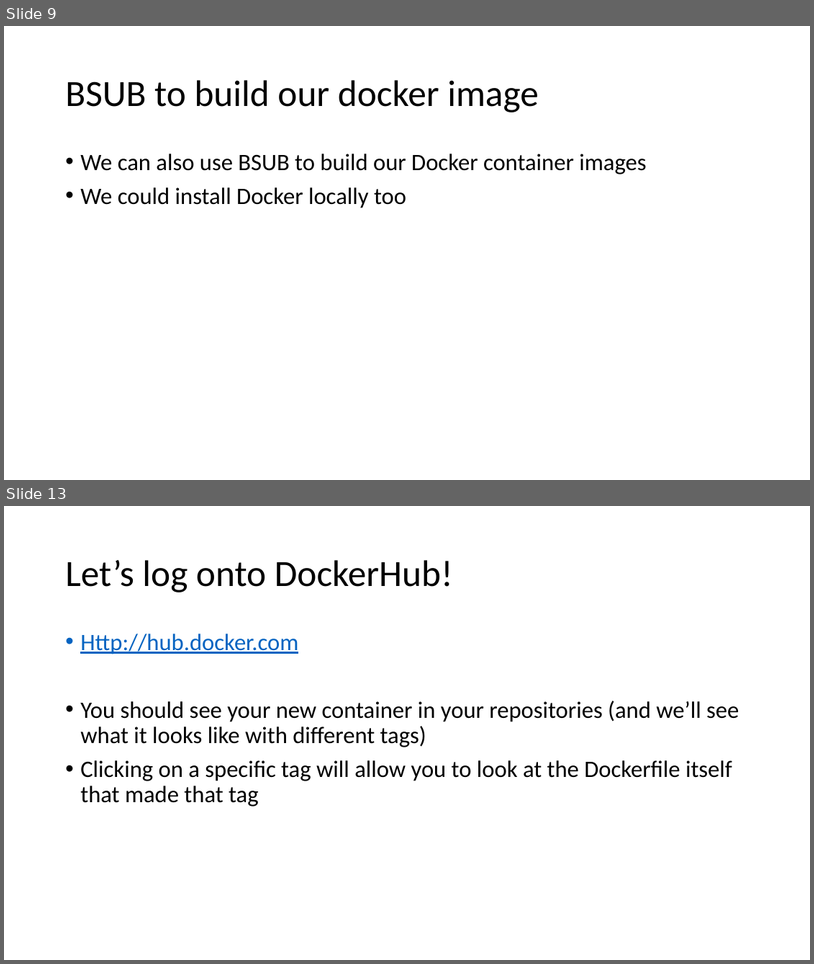
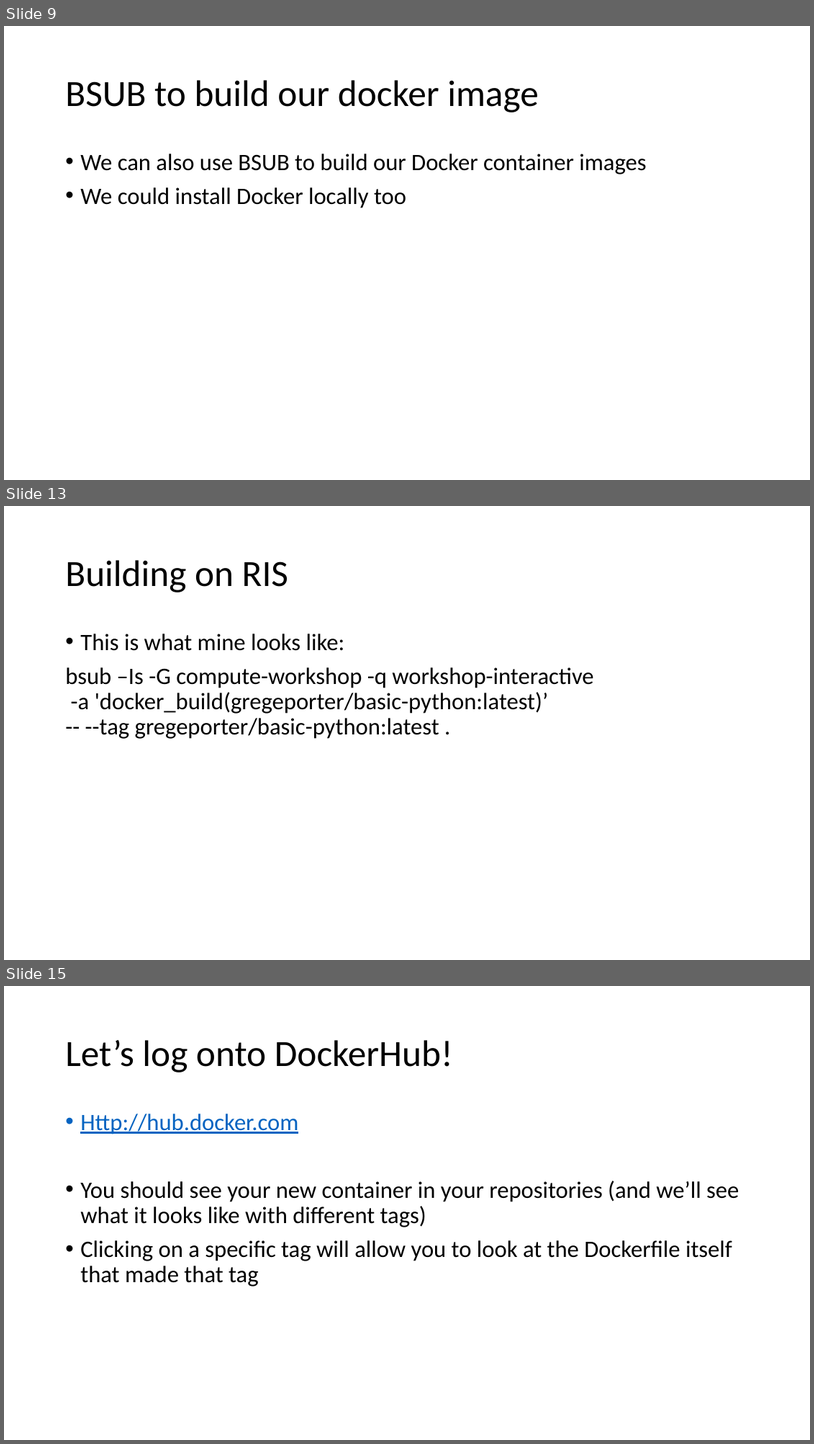
Before and after one commit to GregePorter/RIS-quickstart, a slide deck: slides/triads-ris-workshop-day-3.pptx. Shown one above the other, each under a label of ours: slides 9 and 13 before the commit, slides 9, 13 and 15 after it; the slides between them are not shown. The pictures are 814x964 and 814x1444 pixels, drawn with LibreOffice and Linux fonts; fonts in the diff are those of the drawing. Boxes give left, top, right and bottom in pixels: in the first picture for what was removed or moved away, otherwise in the second. Text is boxed around its words. In the diff, an @@ line names an element or a change of style, - is before the commit and + after.

```diff
--- a/slides/triads-ris-workshop-day-3.pptx
+++ b/slides/triads-ris-workshop-day-3.pptx
@@ slide 13 added at <box>4,506,810,960</box>, background #FFFFFF @@
@@ title added at <box>65,560,288,592</box>, 44 pt, text #000000 @@
+Building on RIS
@@ text added at <box>65,633,594,739</box>, 28 pt, text #000000 @@
+• This is what mine looks like:
+bsub –Is -G compute-workshop -q workshop-interactive
+-a 'docker_build(gregeporter/basic-python:latest)’
+-- --tag gregeporter/basic-python:latest .
@@ what was slide 13 is now slide 15 @@
```
Also in this commit, not shown: 4 slides changed, 1 other slide added, 2 other files.
